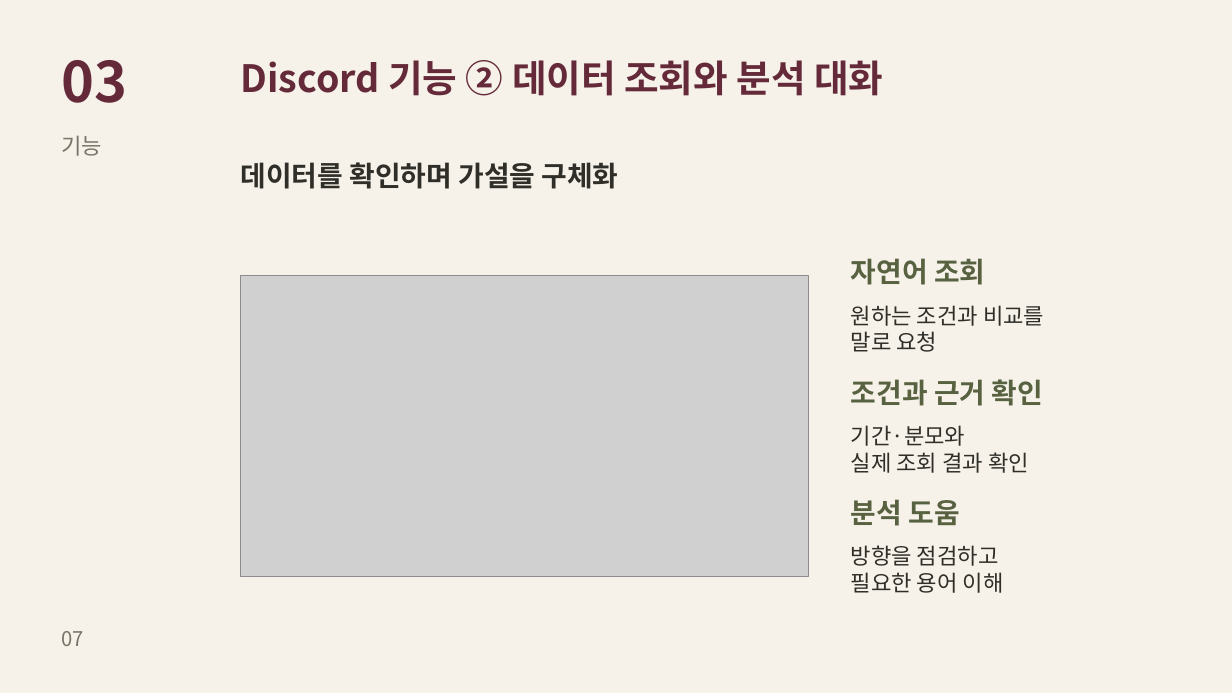
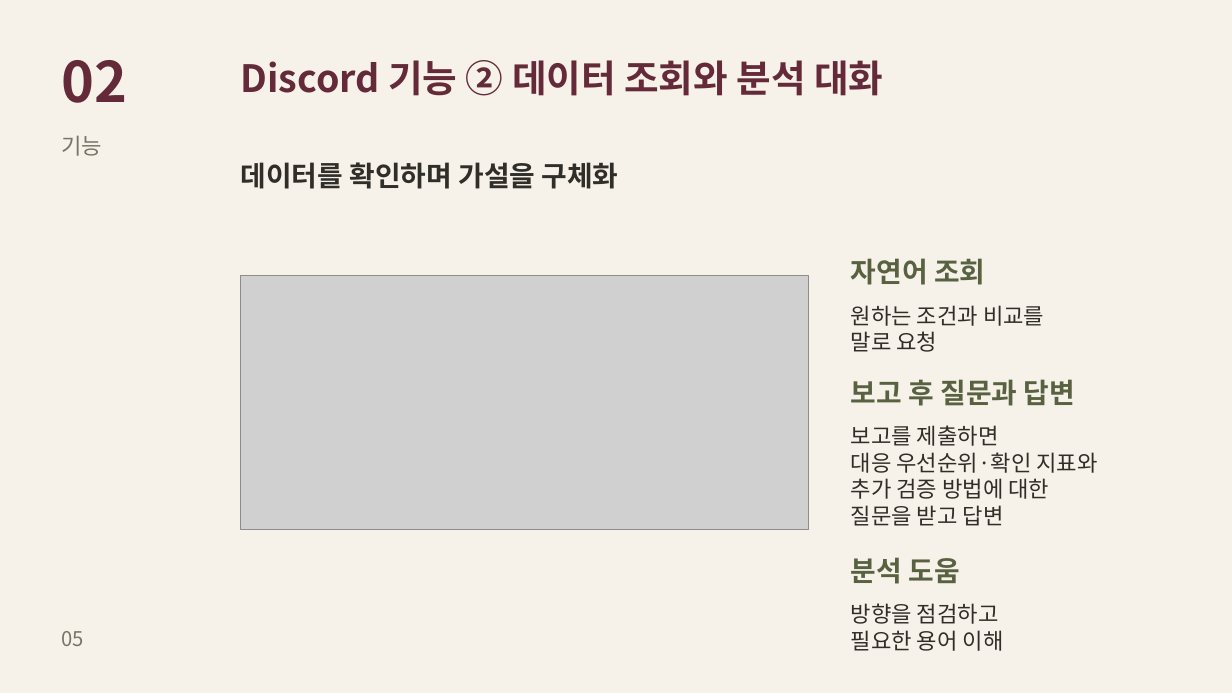
Before and after one commit to skh001218/DA-Agent, a slide deck: slide 5 of DA-Agent Project.pptx (slide 7 before the commit). Drawn at 1232x693 pixels with LibreOffice and Linux fonts; fonts in the diff are those of the drawing; grey boxes stand for pictures. Boxes give left, top, right and bottom in pixels: in the first picture for what was removed or moved away, otherwise in the second. Text is boxed around its words. In the diff, an @@ line names an element or a change of style, - is before the commit and + after.

```diff
--- a/DA-Agent Project.pptx
+++ b/DA-Agent Project.pptx
@@ text at [62, 60, 128, 103]: text changed @@
-03
+02
@@ picture: place and size @@
-picture at [240, 276, 808, 578]
+picture at [240, 276, 808, 531]
@@ text at [851, 379, 1075, 406]: text changed @@
-조건과 근거 확인
+보고 후 질문과 답변
@@ text at [851, 425, 1097, 526]: text changed @@
-기간·분모와
-실제 조회 결과 확인
+보고를 제출하면
+대응 우선순위·확인 지표와
+추가 검증 방법에 대한
+질문을 받고 답변
@@ text "분석 도움": place and size @@
-text "분석 도움" at [851, 499, 959, 526]
+text "분석 도움" at [851, 557, 959, 584]
@@ text "방향을 점검하고": place and size @@
-text "방향을 점검하고" at [851, 545, 1004, 593]
+text "방향을 점검하고" at [851, 603, 1004, 651]
@@ text at [62, 631, 84, 646]: text changed @@
-07
+05
```
Also in this commit, not shown: 8 other slides changed, 3 slides removed, 1 other file.
